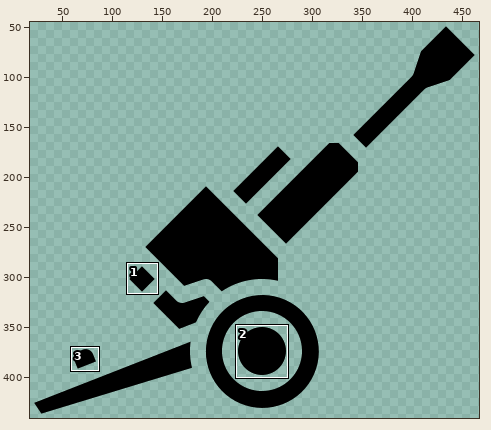
Two versions of one sprite sheet, src/img/artillery.png. Above, an overview of the earlier version with the close-up marked.
Close-up. As it was:
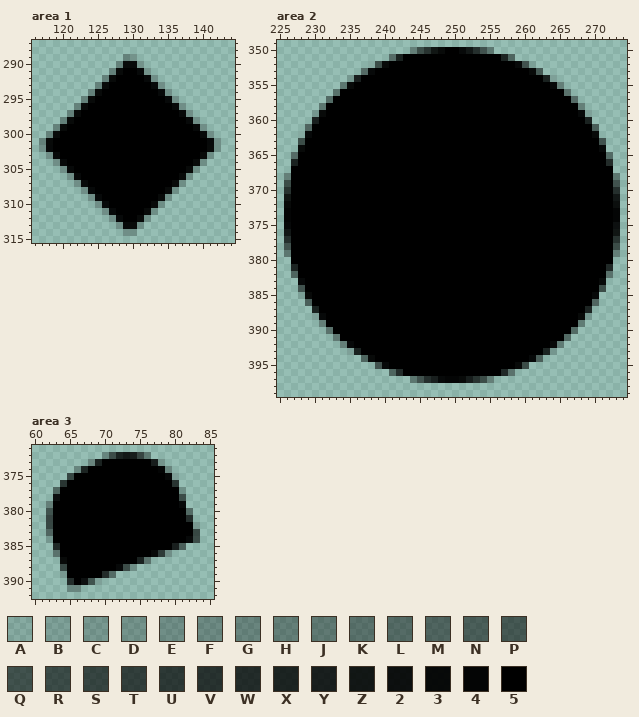
The file is 486x486 pixels. Pixels under 10% opacity are left out. Colours within 5 levels of each other are drawn and written as one. Shown: area 1: x 116..144, y 287..315; area 2: x 225..274, y 349..399; area 3: x 60..85, y 371..392. The wide view leaves out empty margins. The commit also changed other parts of the picture, which this record leaves out.
Palette (. is transparent): A #0000001b  B #00000028  C #00000033  D #0000003a  E #00000040  F #00000046  G #0000004d  H #00000055  J #0000005c  K #00000066  L #0000006f  M #00000077  N #00000080  P #00000088  Q #00000091  R #00000099  S #000000a2  T #000000aa  U #000000b3  V #000000bb  W #000000c4  X #000000cf  Y #000000d5  Z #000000e0  2 #000000e9  3 #000000f2  4 #000000f8  5 #000000
The result:
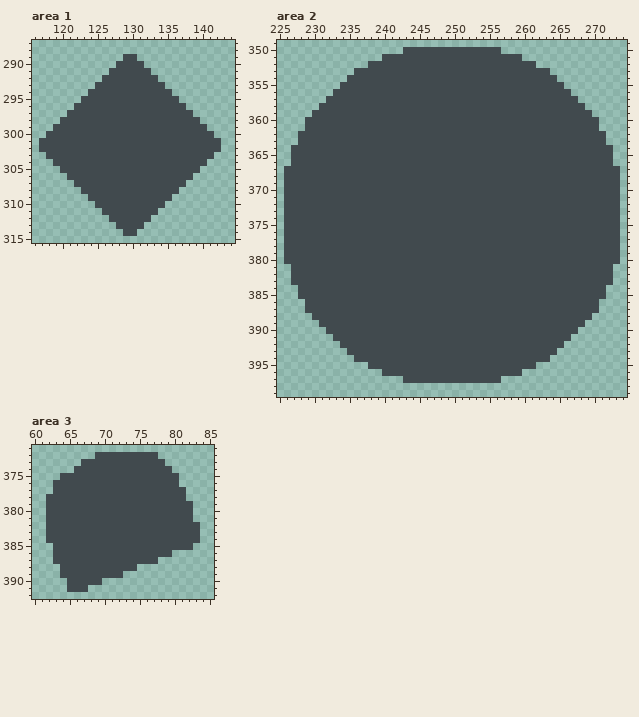
Change:
colour 5: #000000 -> #414a4e
Changed rows in their new state; - is a pixel that keeps its letter.
Area 1:
first column x 117:
289 ------------55------------
290 -----------5555-----------
291 ----------55--55----------
292 ---------55----55---------
293 --------55------55--------
294 -------55--------55-------
295 ------55----------55------
296 -----55------------55-----
297 ----55--------------55----
298 ---55----------------55---
299 --55------------------55--
300 -55--------------------55-
301 55----------------------55
302 55----------------------55
303 -55--------------------55-
304 --55------------------55--
305 ---55----------------55---
306 ----55--------------55----
307 -----55------------55-----
308 ------55----------55------
309 -------55--------55-------
310 --------55------55--------
311 ---------55----55---------
312 ----------55--55----------
313 -----------5555-----------
314 ------------55------------
Area 2:
first column x 226:
350 -----------------555555--555555-----------------
351 --------------555--------------555--------------
352 ------------555------------------555------------
353 ----------555----------------------555----------
354 ---------55--------------------------55---------
355 --------55----------------------------55--------
356 -------5--------------------------------5-------
357 ------5----------------------------------5------
358 -----5------------------------------------5-----
359 ----55------------------------------------55----
360 ---55--------------------------------------55---
361 ---5----------------------------------------5---
362 --55----------------------------------------55--
363 --5------------------------------------------5--
364 -55------------------------------------------55-
365 -5--------------------------------------------5-
366 -5--------------------------------------------5-
367 5----------------------------------------------5
368 5----------------------------------------------5
369 5----------------------------------------------5
370 5----------------------------------------------5
371 5----------------------------------------------5
372 5----------------------------------------------5
373 5----------------------------------------------5
374 5----------------------------------------------5
375 5----------------------------------------------5
376 5----------------------------------------------5
377 5----------------------------------------------5
378 5----------------------------------------------5
379 5----------------------------------------------5
380 5----------------------------------------------5
381 -5--------------------------------------------5-
382 -5--------------------------------------------5-
383 -55------------------------------------------55-
384 --5------------------------------------------5--
385 --55----------------------------------------55--
386 ---5----------------------------------------5---
387 ---55--------------------------------------55---
388 ----55------------------------------------55----
389 -----5------------------------------------5-----
390 ------5----------------------------------5------
391 -------5--------------------------------5-------
392 --------55----------------------------55--------
393 ---------55--------------------------55---------
394 ----------555----------------------555----------
395 ------------555------------------555------------
396 --------------555--------------555--------------
397 -----------------55555555555555-----------------
Area 3:
first column x 62:
372 -------555555555------
373 -----555-------55-----
374 ----55----------55----
375 --55-------------55---
376 -55---------------5---
377 -5-----------------5--
378 55-----------------5--
379 5------------------55-
380 5-------------------5-
381 5-------------------5-
382 5--------------------5
383 5--------------------5
384 5-------------------55
385 -5----------------555-
386 -5-------------555----
387 -55----------555------
388 --5-------555---------
389 --5-----555-----------
390 ---5-555--------------
391 ---555----------------
